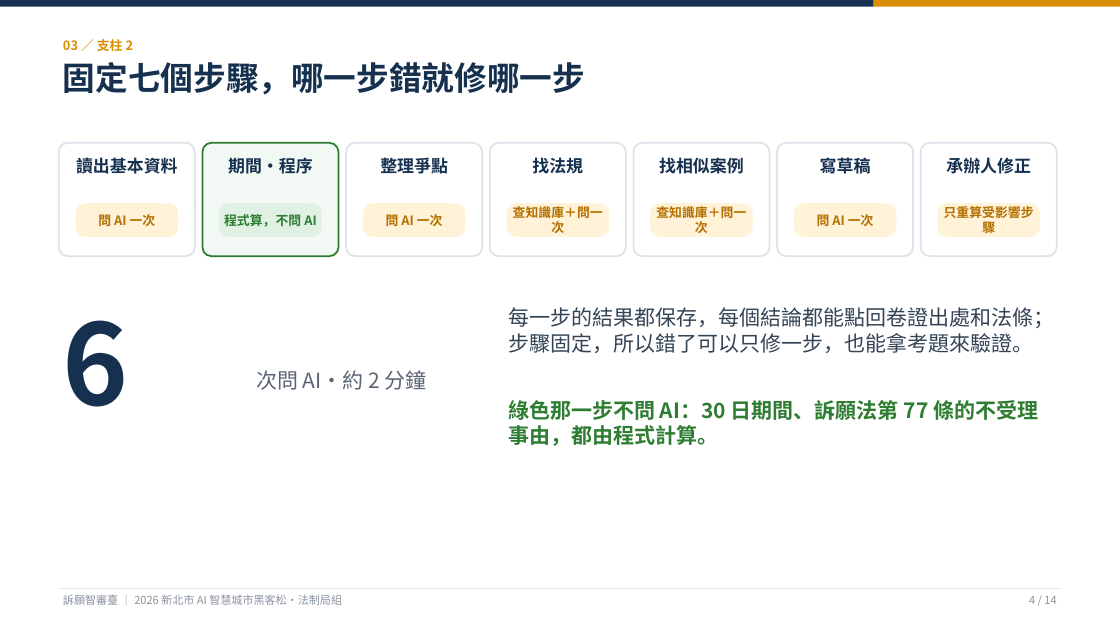
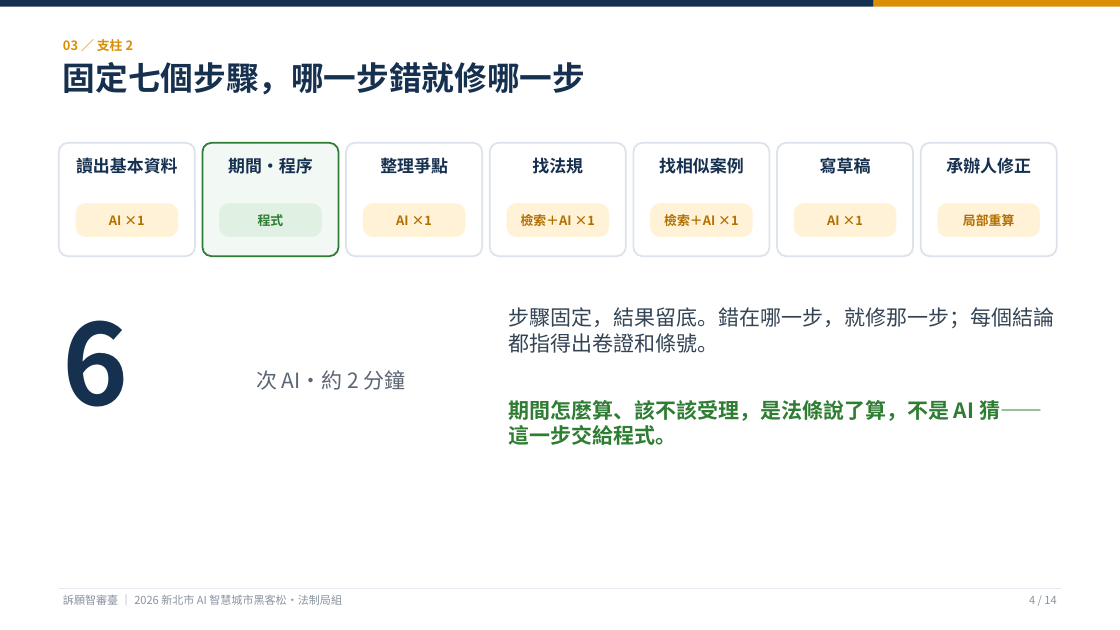
Before and after one commit to KevinMursh/hackathon_wisxxxx, a slide deck: slide 4 of docs/提案/提案簡報-訴願智審臺.pptx. Drawn at 1120x630 pixels with LibreOffice and Linux fonts; fonts in the diff are those of the drawing. Boxes give left, top, right and bottom in pixels: in the first picture for what was removed or moved away, otherwise in the second. Text is boxed around its words. In the diff, an @@ line names an element or a change of style, - is before the commit and + after.

```diff
--- a/docs/提案/提案簡報-訴願智審臺.pptx
+++ b/docs/提案/提案簡報-訴願智審臺.pptx
@@ text at (109,215,144,225): text changed @@
-問 AI 一次
+AI ×1
@@ text at (258,214,284,226): text changed @@
-程式算，不問 AI
+程式
@@ text at (396,215,432,225): text changed @@
-問 AI 一次
+AI ×1
@@ text at (521,214,595,226): text changed @@
-查知識庫＋問一次
+檢索＋AI ×1
@@ text at (664,214,738,226): text changed @@
-查知識庫＋問一次
+檢索＋AI ×1
@@ text at (827,215,863,225): text changed @@
-問 AI 一次
+AI ×1
@@ text at (963,211,1014,229): text changed @@
-只重算受影響步驟
+局部重算
@@ text at (508,307,1054,353): text changed @@
-每一步的結果都保存，每個結論都能點回卷證出處和法條；步驟固定，所以錯了可以只修一步，也能拿考題來驗證。
+步驟固定，結果留底。錯在哪一步，就修那一步；每個結論都指得出卷證和條號。
@@ text at (256,370,406,390): text changed @@
-次問 AI・約 2 分鐘
+次 AI・約 2 分鐘
@@ text at (508,400,1042,445): text changed @@
-綠色那一步不問 AI：30 日期間、訴願法第 77 條的不受理事由，都由程式計算。
+期間怎麼算、該不該受理，是法條說了算，不是 AI 猜——這一步交給程式。
```
Also in this commit, not shown: 13 other slides changed, 3 other files.
